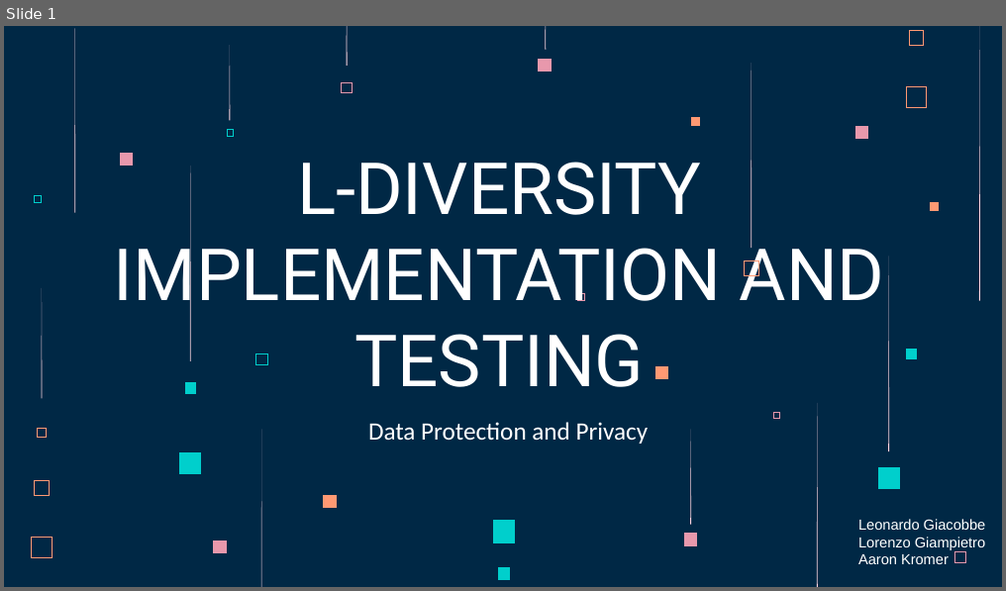
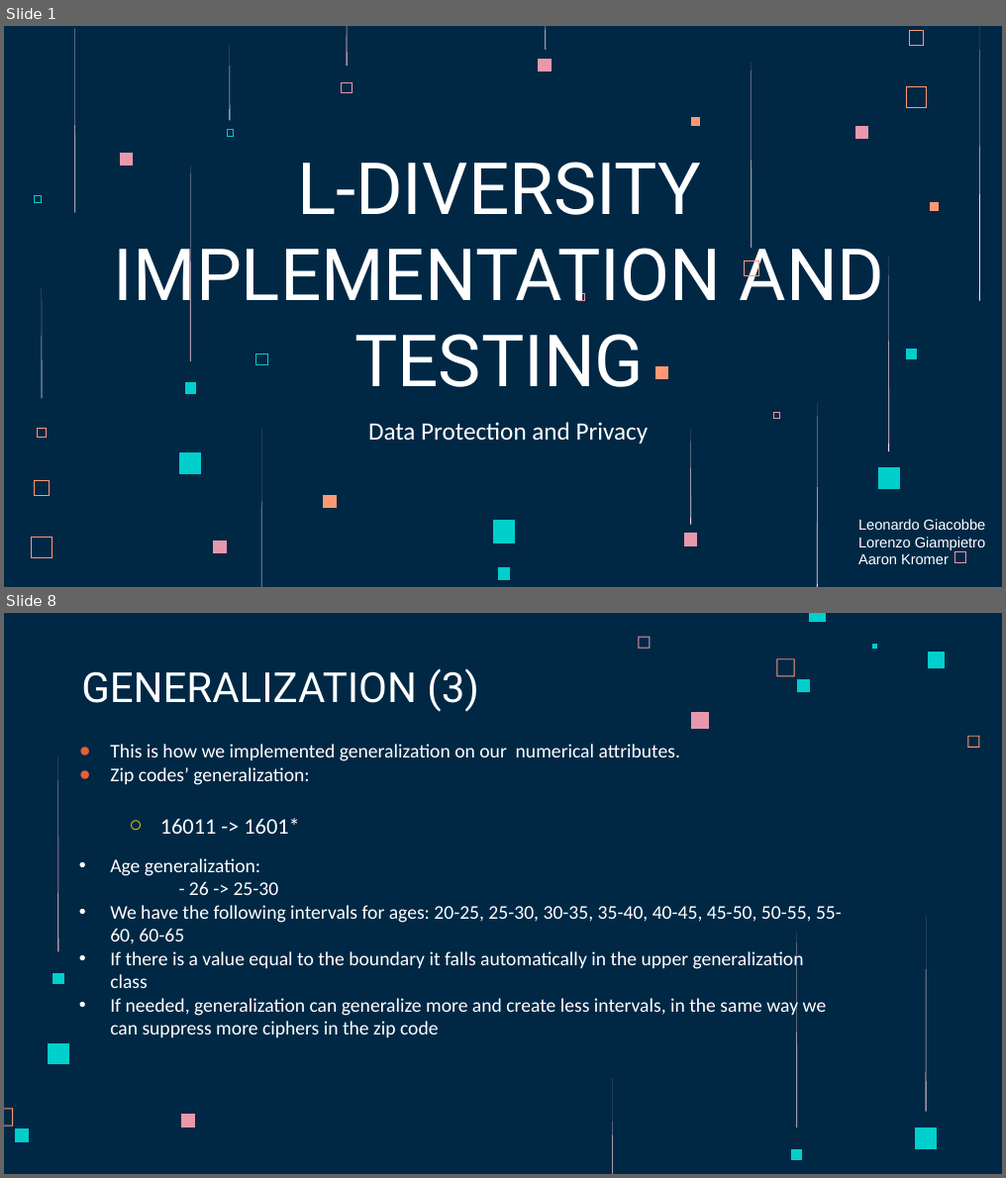
Before and after one commit to AaronKromer/progetto_data, a slide deck: l-diversity.pptx. Shown one above the other, each under a label of ours: slide 1 before the commit, slides 1 and 8 after it; the slides between them are not shown. The pictures are 1006x591 and 1006x1178 pixels, drawn with LibreOffice and Linux fonts; fonts in the diff are those of the drawing. Boxes give left, top, right and bottom in pixels: in the first picture for what was removed or moved away, otherwise in the second. Text is boxed around its words. In the diff, an @@ line names an element or a change of style, - is before the commit and + after.

```diff
--- a/l-diversity.pptx
+++ b/l-diversity.pptx
@@ slide 8 added at [4, 613, 1002, 1174], background #002845 @@
@@ freeform shape added at [638, 636, 649, 648], fill #E898AC @@
@@ freeform shape added at [808, 613, 826, 622], fill #00CFCC @@
@@ title added at [81, 668, 479, 712], 30 pt, text #FFFFFF @@
+GENERALIZATION (3)
@@ freeform shape added at [776, 659, 794, 677], fill #FF9973 @@
@@ freeform shape added at [872, 643, 877, 648], fill #00CFCC @@
@@ freeform shape added at [928, 652, 945, 668], fill #00CFCC @@
@@ freeform shape added at [796, 679, 809, 692], fill #00CFCC @@
@@ freeform shape added at [692, 712, 709, 729], fill #E898AC @@
@@ freeform shape added at [57, 757, 58, 953], fill #FFD6E1 @@
@@ text added at [110, 744, 680, 834], 14 pt, text #FFFFFF @@
+● This is how we implemented generalization on our numerical attributes.
+● Zip codes’ generalization:
+  ○ 16011 -> 1601*
@@ freeform shape added at [968, 736, 980, 748], fill #FF9973 @@
@@ text added at [110, 859, 842, 1038], 14 pt, text #FFFFFF @@
+• Age generalization:
+                - 26 -> 25-30
+                • We have the following intervals for ages: 20-25, 25-30, 30-35, 35-40, 40-45, 45-50, 50-55, 55-60, 60-65
+                • If there is a value equal to the boundary it falls automatically in the upper generalization class
+                • If needed, generalization can generalize more and create less intervals, in the same way we can suppress more ciphers in the zip code
@@ freeform shape added at [796, 933, 797, 1128], fill #FFD6E1 @@
@@ freeform shape added at [925, 915, 926, 1111], fill #FFD6E1 @@
@@ freeform shape added at [53, 973, 63, 984], fill #00CFCC @@
@@ freeform shape added at [48, 1043, 70, 1065], fill #00CFCC @@
@@ freeform shape added at [612, 1078, 613, 1174], fill #FFD6E1 @@
@@ freeform shape added at [4, 1109, 13, 1127], fill #FF9973 @@
@@ freeform shape added at [181, 1114, 195, 1127], fill #E898AC @@
@@ freeform shape added at [15, 1129, 28, 1142], fill #00CFCC @@
@@ freeform shape added at [915, 1128, 937, 1150], fill #00CFCC @@
@@ freeform shape added at [791, 1149, 802, 1159], fill #00CFCC @@
```
Also in this commit, not shown: 1 slide changed, 13 other slides added.
